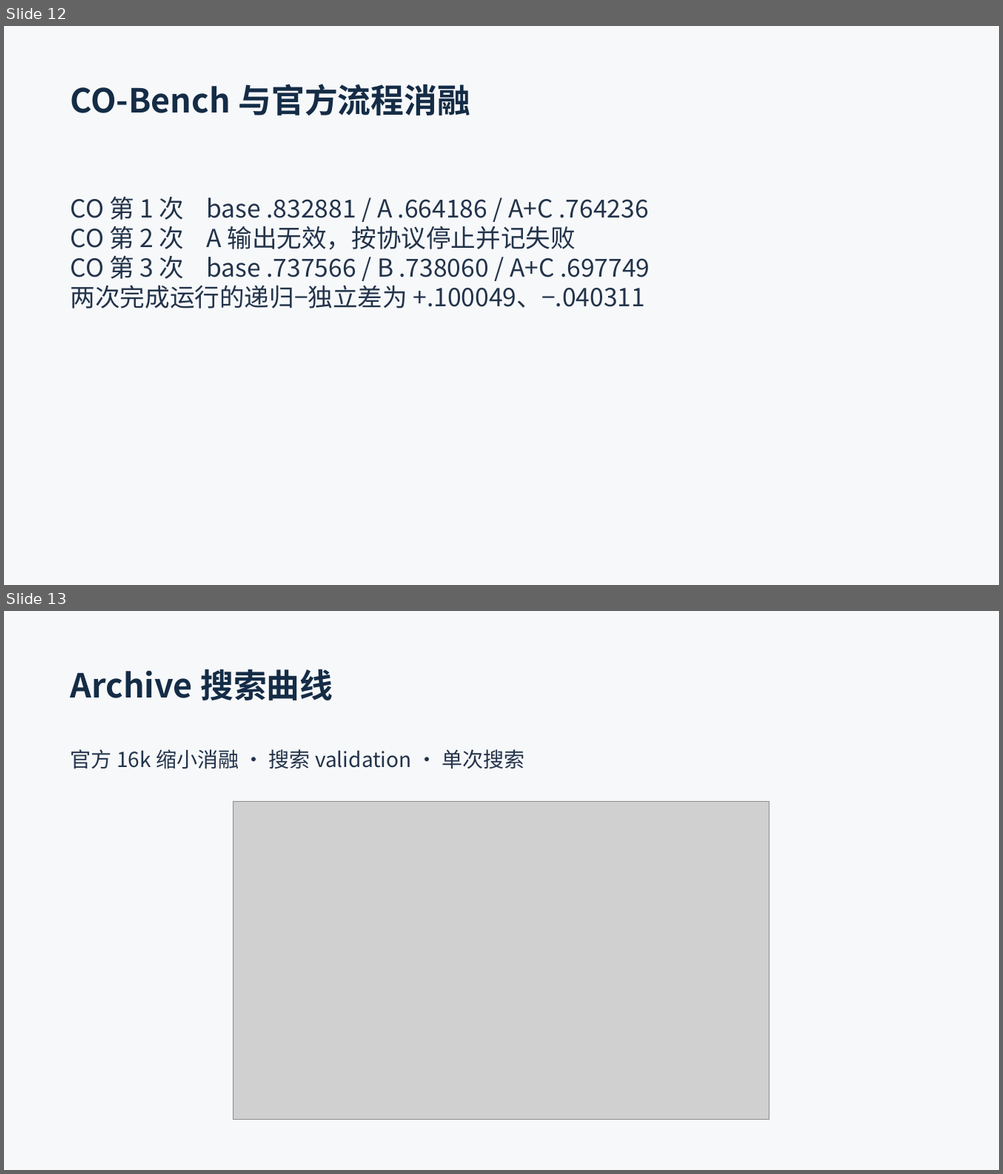
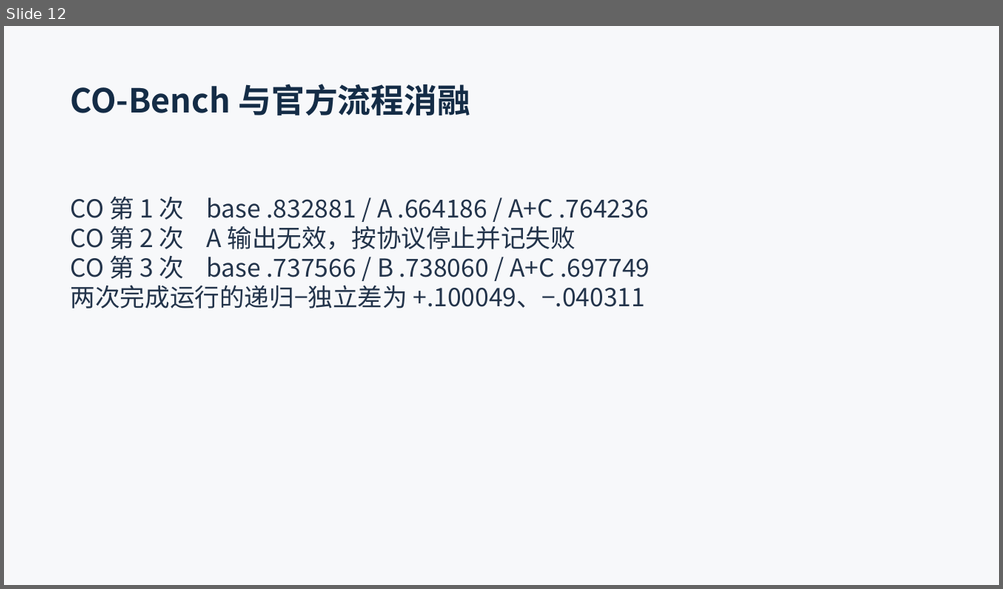
Before and after one commit to xiaolizi33/AlphaDiana, a slide deck: reproduction/presentation/MetaN_18min.pptx. Shown one above the other, each under a label of ours: slides 12 and 13 before the commit, slide 12 after it. The pictures are 1003x1174 and 1003x589 pixels, drawn with LibreOffice and Linux fonts; fonts in the diff are those of the drawing; grey boxes stand for pictures. Boxes give left, top, right and bottom in pixels: in the first picture for what was removed or moved away, otherwise in the second. Text is boxed around its words. In the diff, an @@ line names an element or a change of style, - is before the commit and + after.

```diff
--- a/reproduction/presentation/MetaN_18min.pptx
+++ b/reproduction/presentation/MetaN_18min.pptx
@@ slide 13 removed at [4,611,999,1170], background #F7F8FA @@
@@ text removed at [71,669,333,701] @@
-Archive 搜索曲线
@@ text removed at [71,749,524,769] @@
-官方 16k 缩小消融 · 搜索 validation · 单次搜索
@@ picture removed at [234,801,769,1120] @@
```
Also in this commit, not shown: 3 slides changed, 1 slide added, 21 other files.
